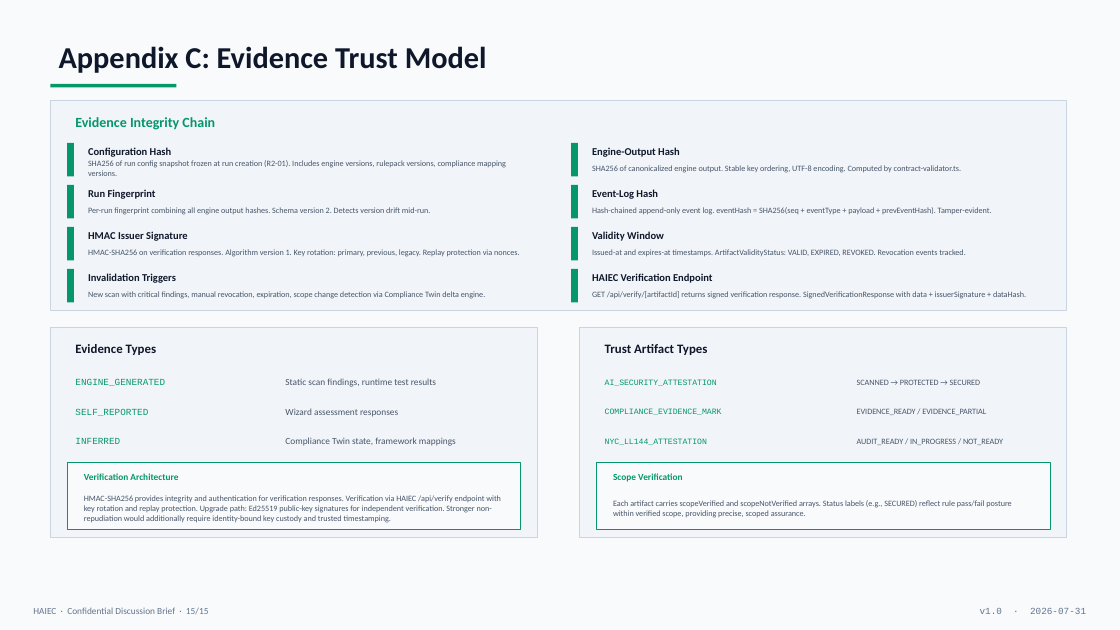
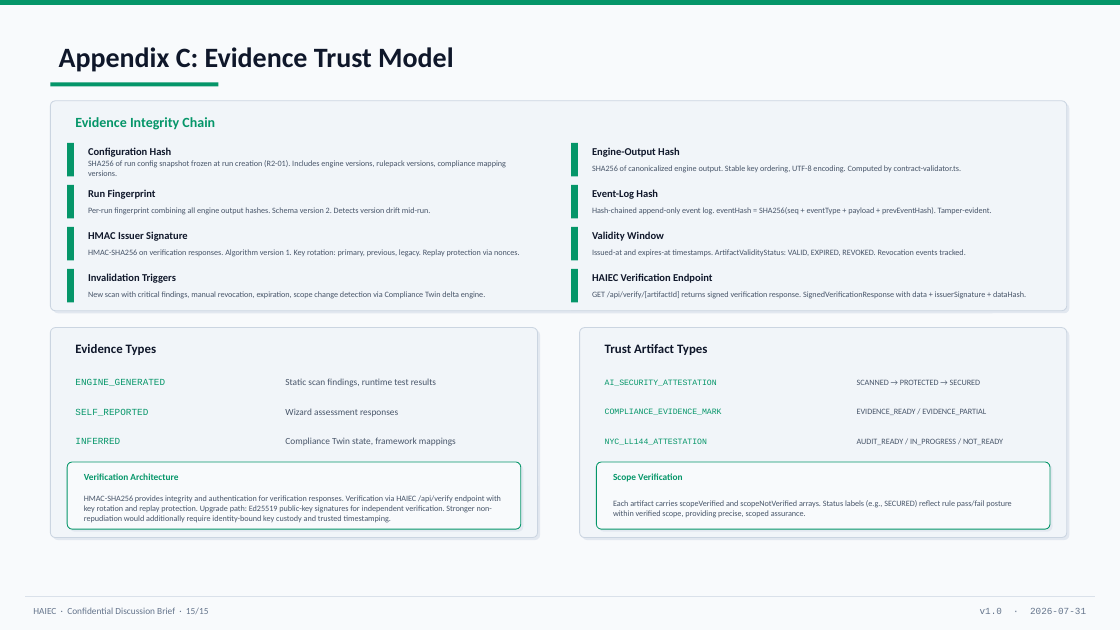
Before and after one commit to subodhkc/subodhkc, a slide deck: slide 15 of public/centaurus/haiec-technical-architecture-defensibility-brief.pptx. Drawn at 1120x630 pixels with LibreOffice and Linux fonts; fonts in the diff are those of the drawing. Boxes give left, top, right and bottom in pixels: in the first picture for what was removed or moved away, otherwise in the second. Text is boxed around its words. In the diff, an @@ line names an element or a change of style, - is before the commit and + after.

```diff
--- a/public/centaurus/haiec-technical-architecture-defensibility-brief.pptx
+++ b/public/centaurus/haiec-technical-architecture-defensibility-brief.pptx
@@ rectangle added at [0, 0, 1120, 5], fill #059669 @@
@@ text "Appendix C: Evidence Trust Model" at [59, 47, 454, 72]: size 26 to 24 pt @@
@@ rectangle: place and size @@
-rectangle at [50, 84, 176, 87]
+rectangle at [50, 82, 218, 87]
@@ rectangle removed at [50, 101, 1067, 311] @@
@@ rounded rectangle added at [50, 101, 1067, 311], fill #F1F5F9, outline #CBD5E1 0.75 pt @@
@@ rounded rectangle added at [53, 103, 1070, 313], fill #E2E8F0 @@
@@ rectangle removed at [50, 328, 538, 538] @@
@@ rounded rectangle added at [50, 328, 538, 538], fill #F1F5F9, outline #CBD5E1 0.75 pt @@
@@ rectangle removed at [580, 328, 1067, 538] @@
@@ rounded rectangle added at [580, 328, 1067, 538], fill #F1F5F9, outline #CBD5E1 0.75 pt @@
@@ rounded rectangle added at [53, 330, 540, 540], fill #E2E8F0 @@
@@ rounded rectangle added at [582, 330, 1070, 540], fill #E2E8F0 @@
@@ rectangle removed at [67, 462, 521, 529] @@
@@ rounded rectangle added at [67, 462, 521, 529], fill #F8FAFC, outline #059669 0.75 pt @@
@@ rounded rectangle added at [70, 465, 523, 532], fill #E2E8F0 @@
@@ rectangle removed at [597, 462, 1050, 529] @@
@@ rounded rectangle added at [597, 462, 1050, 529], fill #F8FAFC, outline #059669 0.75 pt @@
@@ rounded rectangle added at [599, 465, 1053, 532], fill #E2E8F0 @@
@@ line added from (25, 597) to (1095, 597), #CBD5E1 0.5 pt @@
```
Also in this commit, not shown: 14 other slides changed, 3 other files.
